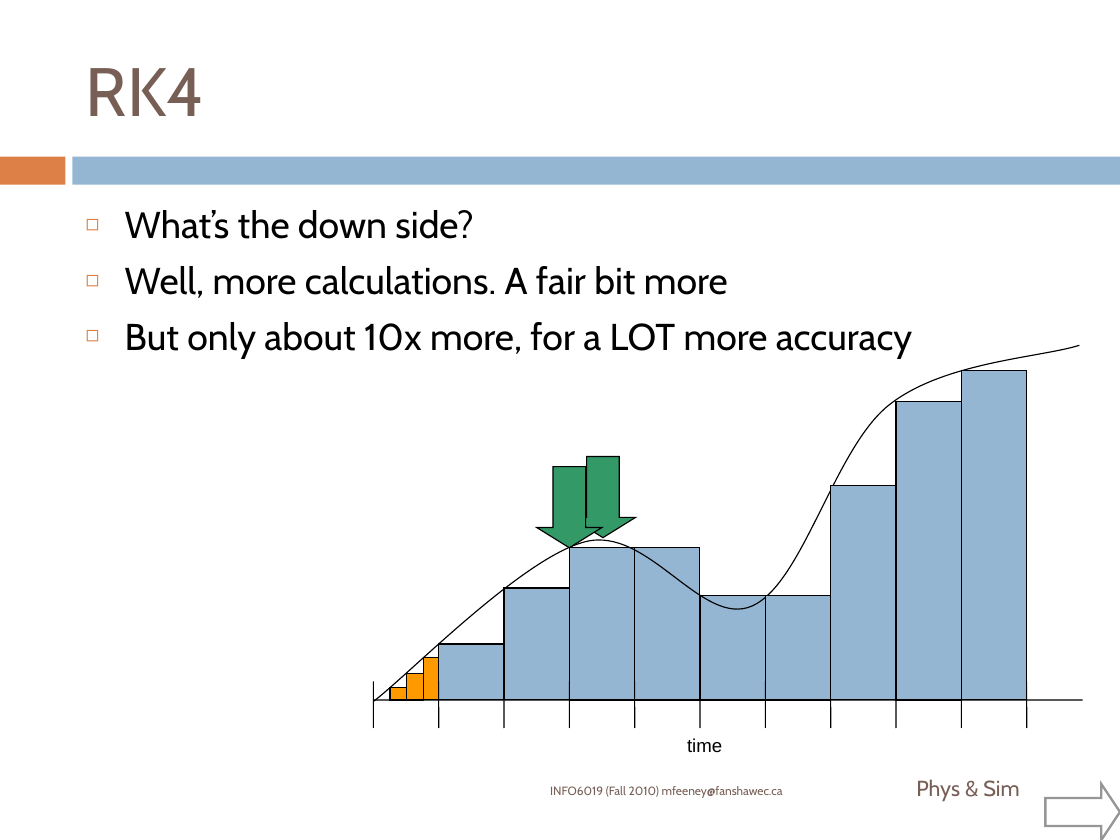
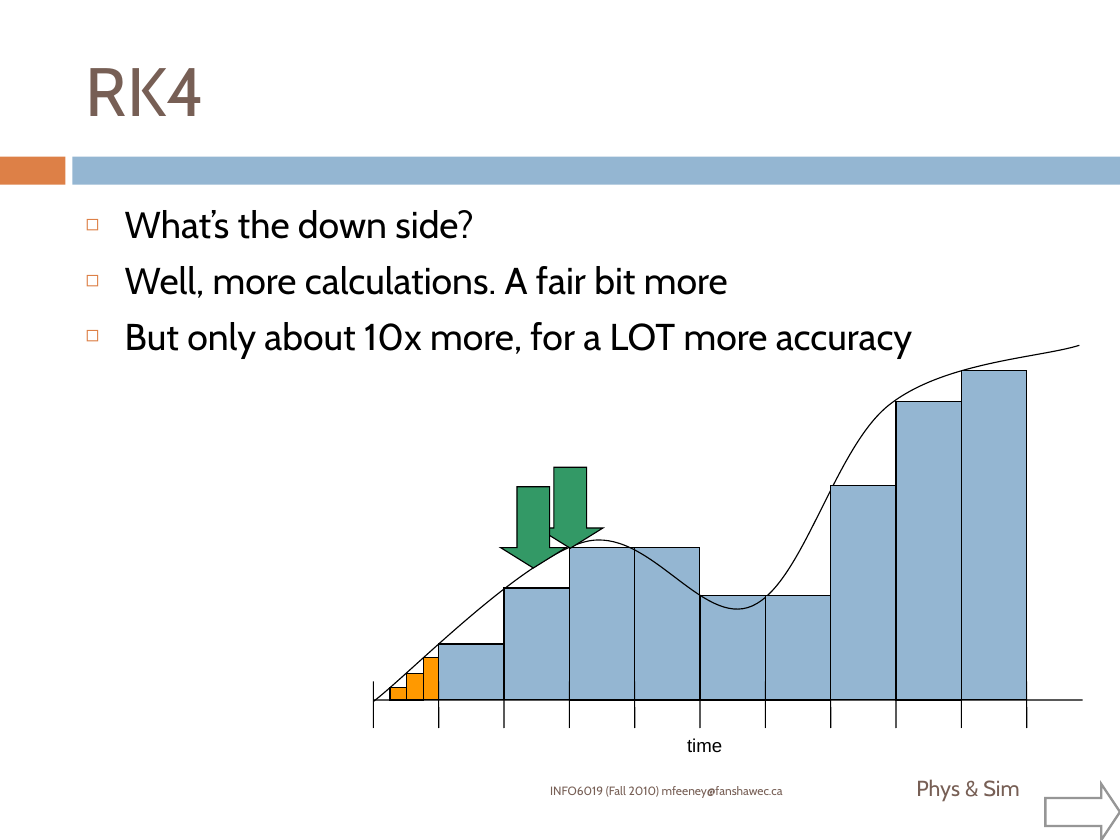
Before and after one commit to FeeneyCodes/GDP202324, a slide deck: slide 12 of 6019_Phys_1/D2D/W12/RK4/INFO_6019_RK4.ppt. Drawn at 1120x840 pixels with LibreOffice and Linux fonts; fonts in the diff are those of the drawing; background and template pictures are left out. Boxes give left, top, right and bottom in pixels: in the first picture for what was removed or moved away, otherwise in the second. Text is boxed around its words. In the diff, an @@ line names an element or a change of style, - is before the commit and + after.

```diff
--- a/6019_Phys_1/D2D/W12/RK4/INFO_6019_RK4.ppt
+++ b/6019_Phys_1/D2D/W12/RK4/INFO_6019_RK4.ppt
@@ down arrow: place and size @@
-down arrow at [570, 457, 635, 538]
+down arrow at [501, 487, 566, 569]
@@ down arrow at [501, 487, 566, 569]: proportions changed @@
```
Also in this commit, not shown: 1 other slide changed, 2 slides added, 12 other files.
